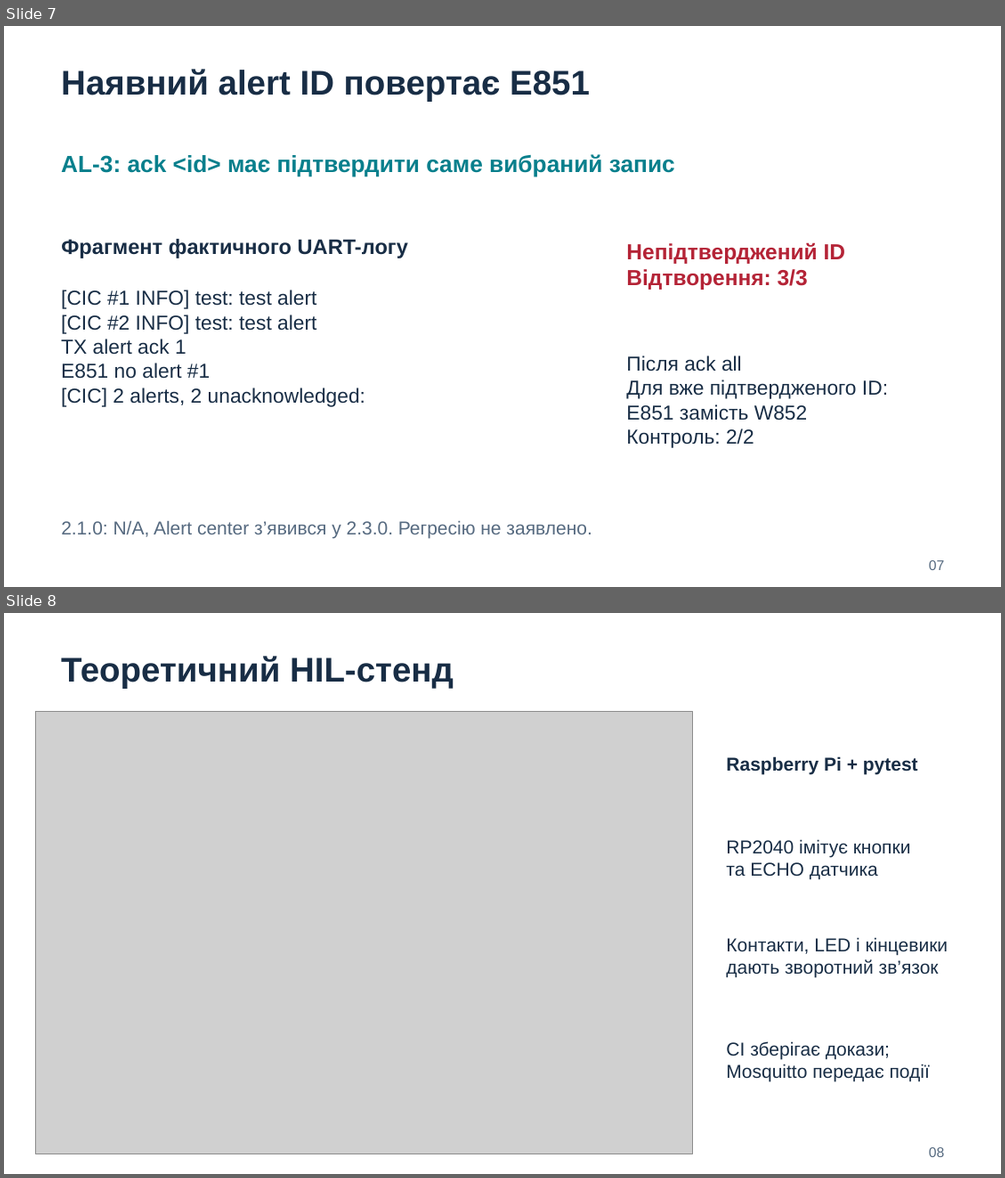
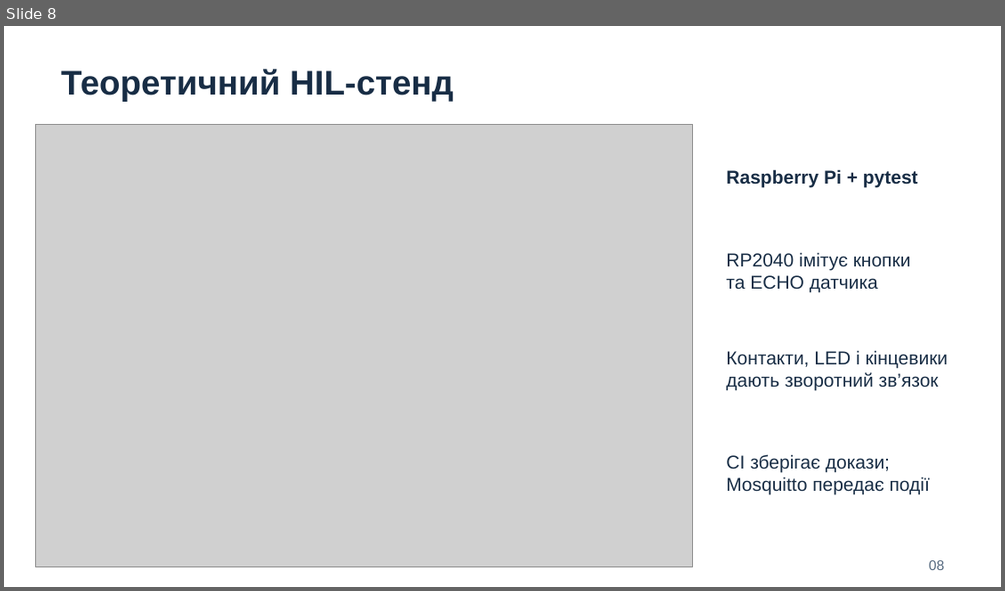
Before and after one commit to rpozniak/sentry-swm2-qa, a slide deck: docs/presentation/SENTRY_SWM2_QA.pptx. Shown one above the other, each under a label of ours: slides 7 and 8 before the commit, slide 8 after it. The pictures are 1005x1178 and 1005x591 pixels, drawn with LibreOffice and Linux fonts; fonts in the diff are those of the drawing; grey boxes stand for pictures. Boxes give left, top, right and bottom in pixels: in the first picture for what was removed or moved away, otherwise in the second. Text is boxed around its words. In the diff, an @@ line names an element or a change of style, - is before the commit and + after.

```diff
--- a/docs/presentation/SENTRY_SWM2_QA.pptx
+++ b/docs/presentation/SENTRY_SWM2_QA.pptx
@@ slide 7 removed at [4, 26, 1001, 587], background #FFFFFF @@
@@ text removed at [61, 69, 590, 102] @@
-Наявний alert ID повертає E851
@@ text removed at [61, 154, 675, 176] @@
-AL-3: ack <id> має підтвердити саме вибраний запис
@@ text removed at [61, 239, 408, 258] @@
-Фрагмент фактичного UART-логу
@@ text removed at [626, 242, 845, 289] @@
-Непідтверджений ID
-Відтворення: 3/3
@@ text removed at [61, 289, 365, 407] @@
-[CIC #1 INFO] test: test alert
-[CIC #2 INFO] test: test alert
-TX alert ack 1
-E851 no alert #1
-[CIC] 2 alerts, 2 unacknowledged:
@@ text removed at [626, 355, 888, 448] @@
-Після ack all
-Для вже підтвердженого ID:
-E851 замість W852
-Контроль: 2/2
@@ text removed at [61, 521, 591, 539] @@
-2.1.0: N/A, Alert center з’явився у 2.3.0. Регресію не заявлено.
@@ text removed at [929, 560, 944, 570] @@
-07
```
Also in this commit, not shown: 7 slides changed, 1 slide added, 1 other file.
